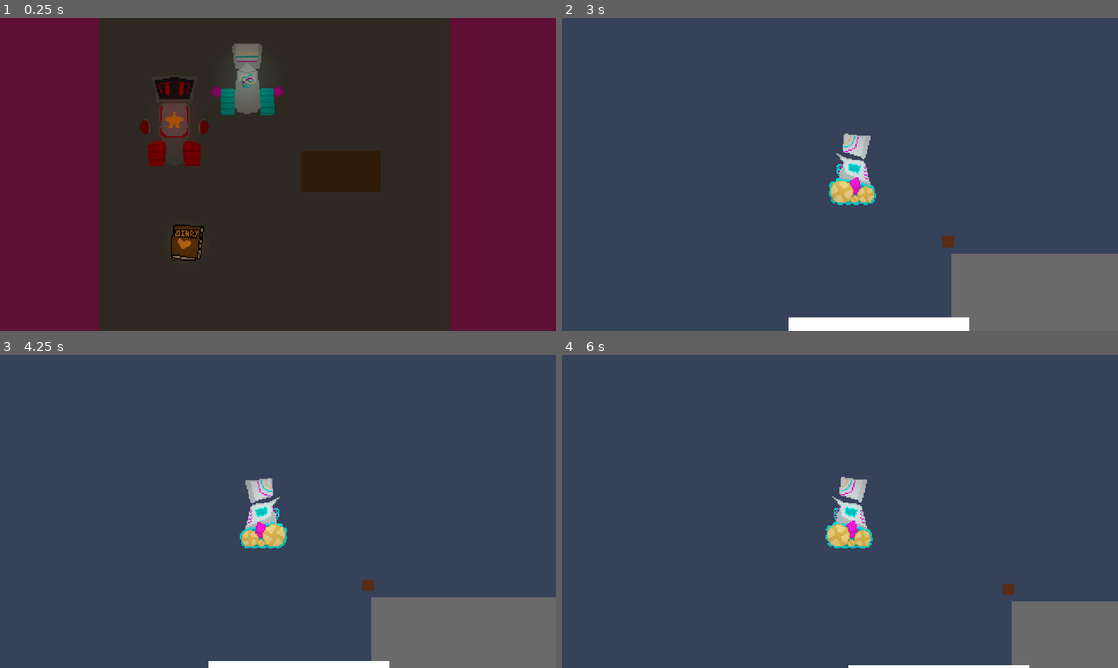
Above: before the commit, frames 1-4 (two rows, left to right).
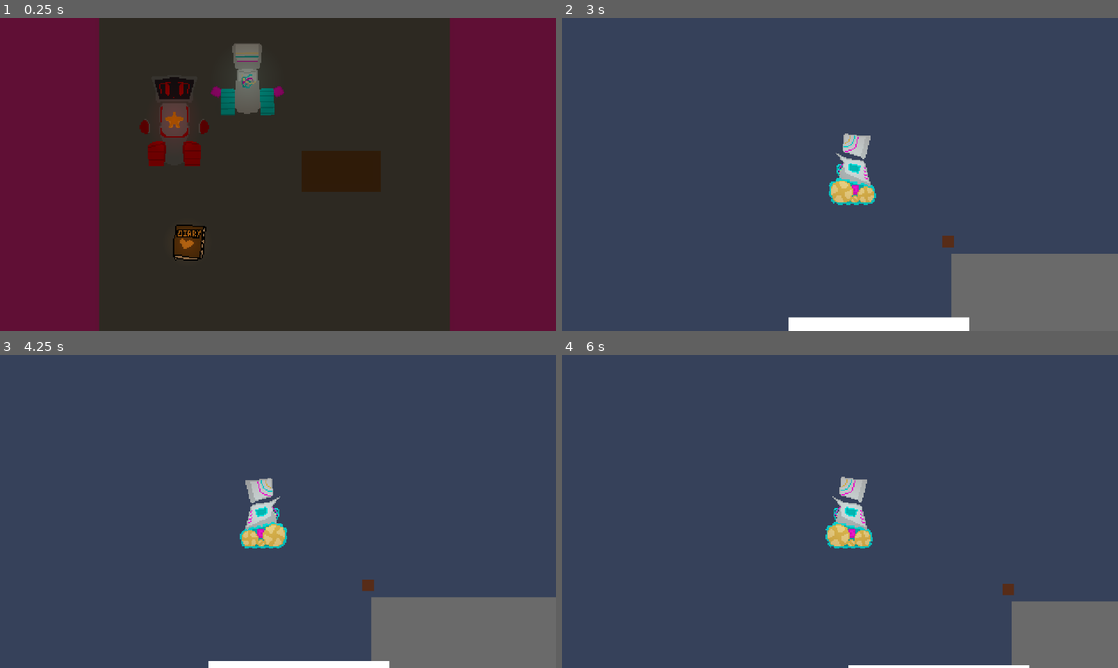
Above: after the commit, the same moments.

Repository: Kustardd/astra
Game: Godot game, scene res://scenes/room_1.tscn
Two runs of this game, one before a commit and one after it. Both use one fixed random seed, a clock stepped at 60 frames per second and the inputs below. This scene is started directly instead of the project's main scene.
Inputs:
- Up to frame 1 (0.25 s): no input
- Up to frame 2 (3 s): hold D (right) 0.53-1.28 s; hold W (front) 0.53-1.28 s; tap I (i) at 0.8, 1.35 s; hold S (back) 1.28-2.03 s; tap E (interact) at 1.55, 2.1 s; hold W (front) 2.03-2.78 s; hold D (right) from 2.03 s (still down); tap W (front) at 2.85 s
- Up to frame 3 (4.25 s): tap I (i) at 3.05, 3.6 s; release D (right) at 3.53 s; hold A (left) from 3.53 s (still down); tap E (interact) at 3.8 s
- Up to frame 4 (6 s): tap E (interact) at 4.35 s; tap W (front) at 4.55 s; release A (left) at 5.03 s; hold S (back) 5.03-5.78 s; hold W (front) 5.03-5.78 s; tap I (i) at 5.3, 5.85 s; hold D (right) from 5.78 s (still down)

The runs differ from the first frame. In frame 1, 0.3% of the frame differs, in the area x 30-47%, y 14-78%; in frame 2, less than 0.1%; in frame 3, less than 0.1%; in frame 4, less than 0.1%.

Commit message:
added start-room (not transition yet) and adjusted astra sprite

Diff:
--- a/scenes/astra.tscn
+++ b/scenes/astra.tscn
@@ -15,6 +15,7 @@
 [ext_resource type="PackedScene" uid="uid://kd42foh4kj2w" path="res://scenes/Inv_UI.tscn" id="13_t3h82"]
 
 [sub_resource type="Gradient" id="Gradient_t3h82"]
+offsets = PackedFloat32Array(0.00949367, 1)
 colors = PackedColorArray(1, 1, 1, 1, 0, 0, 0, 1)
 
 [sub_resource type="GradientTexture2D" id="GradientTexture2D_t3h82"]
@@ -29,19 +30,70 @@
 [sub_resource type="RectangleShape2D" id="RectangleShape2D_0ugm7"]
 size = Vector2(184, 92)
 
-[sub_resource type="AtlasTexture" id="AtlasTexture_j0skc"]
+[sub_resource type="AtlasTexture" id="AtlasTexture_g210e"]
+atlas = ExtResource("7_a6ohe")
+region = Rect2(256, 256, 256, 256)
+
+[sub_resource type="AtlasTexture" id="AtlasTexture_hte64"]
+atlas = ExtResource("7_a6ohe")
+region = Rect2(0, 256, 256, 256)
+
+[sub_resource type="AtlasTexture" id="AtlasTexture_ysmyq"]
+atlas = ExtResource("7_a6ohe")
+region = Rect2(0, 0, 256, 256)
+
+[sub_resource type="AtlasTexture" id="AtlasTexture_juhpt"]
+atlas = ExtResource("7_a6ohe")
+region = Rect2(256, 0, 256, 256)
+
+[sub_resource type="SpriteFrames" id="SpriteFrames_80elw"]
+animations = [{
+"frames": [{
+"duration": 1.0,
+"texture": SubResource("AtlasTexture_g210e")
+}],
+"loop": 1,
+"name": &"Back",
+"speed": 5.0
+}, {
+"frames": [{
+"duration": 1.0,
+"texture": SubResource("AtlasTexture_hte64")
+}],
+"loop": 1,
+"name": &"Front",
+"speed": 5.0
+}, {
+"frames": [{
+"duration": 1.0,
+"texture": SubResource("AtlasTexture_ysmyq")
+}],
+"loop": 1,
+"name": &"Left",
+"speed": 5.0
+}, {
+"frames": [{
+"duration": 1.0,
+"texture": SubResource("AtlasTexture_juhpt")
+}],
+"loop": 1,
+"name": &"Right",
+"speed": 5.0
+}]
+
+[sub_resource type="AtlasTexture" id="AtlasTexture_t3h82"]
 atlas = ExtResource("2_0nvx1")
 region = Rect2(256, 0, 256, 256)
 
-[sub_resource type="AtlasTexture" id="AtlasTexture_caaci"]
+[sub_resource type="AtlasTexture" id="AtlasTexture_eqqfr"]
 atlas = ExtResource("2_0nvx1")
 region = Rect2(0, 0, 256, 256)
 
-[sub_resource type="AtlasTexture" id="AtlasTexture_mgfwx"]
+[sub_resource type="AtlasTexture" id="AtlasTexture_5foh2"]
 atlas = ExtResource("2_0nvx1")
 region = Rect2(0, 256, 256, 256)
 
-[sub_resource type="AtlasTexture" id="AtlasTexture_mqiex"]
+[sub_resource type="AtlasTexture" id="AtlasTexture_fwxwp"]
 atlas = ExtResource("2_0nvx1")
 region = Rect2(256, 256, 256, 256)
 
@@ -49,7 +101,7 @@
 animations = [{
 "frames": [{
 "duration": 1.0,
-"texture": SubResource("AtlasTexture_j0skc")
+"texture": SubResource("AtlasTexture_t3h82")
 }],
 "loop": 1,
 "name": &"Back",
@@ -57,7 +109,7 @@
 }, {
 "frames": [{
 "duration": 1.0,
-"texture": SubResource("AtlasTexture_caaci")
+"texture": SubResource("AtlasTexture_eqqfr")
 }],
 "loop": 1,
 "name": &"Front",
@@ -65,7 +117,7 @@
 }, {
 "frames": [{
 "duration": 1.0,
-"texture": SubResource("AtlasTexture_mgfwx")
+"texture": SubResource("AtlasTexture_5foh2")
 }],
 "loop": 1,
 "name": &"Left",
@@ -73,7 +125,7 @@
 }, {
 "frames": [{
 "duration": 1.0,
-"texture": SubResource("AtlasTexture_mqiex")
+"texture": SubResource("AtlasTexture_fwxwp")
 }],
 "loop": 1,
 "name": &"Right",
@@ -328,57 +380,6 @@
 "frames": [{
 "duration": 1.0,
 "texture": SubResource("AtlasTexture_8w8xn")
-}],
-"loop": 1,
-"name": &"Right",
-"speed": 5.0
-}]
-
-[sub_resource type="AtlasTexture" id="AtlasTexture_g210e"]
-atlas = ExtResource("7_a6ohe")
-region = Rect2(256, 256, 256, 256)
-
-[sub_resource type="AtlasTexture" id="AtlasTexture_hte64"]
-atlas = ExtResource("7_a6ohe")
-region = Rect2(0, 256, 256, 256)
-
-[sub_resource type="AtlasTexture" id="AtlasTexture_ysmyq"]
-atlas = ExtResource("7_a6ohe")
-region = Rect2(0, 0, 256, 256)
-
-[sub_resource type="AtlasTexture" id="AtlasTexture_juhpt"]
-atlas = ExtResource("7_a6ohe")
-region = Rect2(256, 0, 256, 256)
-
-[sub_resource type="SpriteFrames" id="SpriteFrames_80elw"]
-animations = [{
-"frames": [{
-"duration": 1.0,
-"texture": SubResource("AtlasTexture_g210e")
-}],
-"loop": 1,
-"name": &"Back",
-"speed": 5.0
-}, {
-"frames": [{
-"duration": 1.0,
-"texture": SubResource("AtlasTexture_hte64")
-}],
-"loop": 1,
-"name": &"Front",
-"speed": 5.0
-}, {
-"frames": [{
-"duration": 1.0,
-"texture": SubResource("AtlasTexture_ysmyq")
-}],
-"loop": 1,
-"name": &"Left",
-"speed": 5.0
-}, {
-"frames": [{
-"duration": 1.0,
-"texture": SubResource("AtlasTexture_juhpt")
 }],
 "loop": 1,
 "name": &"Right",
@@ -392,19 +393,28 @@
 
 [node name="PointLight2D2" type="PointLight2D" parent="." unique_id=1525343907]
 position = Vector2(0, -128)
-color = Color(0.18880683, 0.2852534, 0.2853747, 1)
+color = Color(0.13430288, 0.21175587, 0.21176678, 1)
 texture = SubResource("GradientTexture2D_t3h82")
 
 [node name="Astra Hurtbox" type="CollisionShape2D" parent="." unique_id=334826191]
 position = Vector2(0, -46)
 shape = SubResource("RectangleShape2D_0ugm7")
 
+[node name="Arm" type="AnimatedSprite2D" parent="." unique_id=809656082]
+texture_filter = 1
+position = Vector2(0, -128)
+sprite_frames = SubResource("SpriteFrames_80elw")
+animation = &"Front"
+script = ExtResource("8_t3h82")
+wobbleLength = 2
+wobbleStrength = 2
+
 [node name="Body" type="AnimatedSprite2D" parent="." unique_id=1345246276]
 y_sort_enabled = true
 texture_filter = 1
 position = Vector2(0, -128)
 sprite_frames = SubResource("SpriteFrames_wgpu7")
-animation = &"Front"
+animation = &"Right"
 
 [node name="Treads" type="AnimatedSprite2D" parent="." unique_id=1480341040]
 texture_filter = 1
@@ -427,15 +437,6 @@
 wobbleLength = 2
 wobbleStrength = 2
 
-[node name="Arm" type="AnimatedSprite2D" parent="." unique_id=809656082]
-texture_filter = 1
-position = Vector2(0, -128)
-sprite_frames = SubResource("SpriteFrames_80elw")
-animation = &"Front"
-script = ExtResource("8_t3h82")
-wobbleLength = 2
-wobbleStrength = 2
-
 [node name="Camera2D" type="Camera2D" parent="." unique_id=1423717219]
 position = Vector2(0, -128)
 position_smoothing_enabled = true
--- a/scenes/room_1.tscn
+++ b/scenes/room_1.tscn
@@ -160,24 +160,27 @@
 [node name="CanvasModulate" type="CanvasModulate" parent="Rendering" unique_id=110094]
 color = Color(0.5704933, 0.53745735, 0.4877851, 1)
 
-[node name="Node2D" type="Node2D" parent="Rendering" unique_id=467712283]
+[node name="Book" type="Node2D" parent="Rendering" unique_id=467712283]
 position = Vector2(-315, 231)
 script = ExtResource("6_d0u7m")
 interactionDialogue = "Diary"
 
-[node name="Interact" type="Area2D" parent="Rendering/Node2D" unique_id=384632795]
+[node name="Interact" type="Area2D" parent="Rendering/Book" unique_id=384632795]
 
-[node name="CollisionShape2D" type="CollisionShape2D" parent="Rendering/Node2D/Interact" unique_id=1503862096]
+[node name="CollisionShape2D" type="CollisionShape2D" parent="Rendering/Book/Interact" unique_id=1503862096]
 shape = SubResource("CircleShape2D_2arpm")
 
-[node name="TestObject" type="Sprite2D" parent="Rendering/Node2D" unique_id=1514531752]
+[node name="TestObject" type="Sprite2D" parent="Rendering/Book" unique_id=1514531752]
 texture_filter = 1
+position = Vector2(8, -128)
 texture = ExtResource("5_0akh5")
+offset = Vector2(0, 128)
 script = ExtResource("6_3wwl0")
 wobbleLength = 2
 wobbleStrength = 8
 
-[node name="PointLight2D" type="PointLight2D" parent="Rendering/Node2D/TestObject" unique_id=466769606]
+[node name="PointLight2D" type="PointLight2D" parent="Rendering/Book/TestObject" unique_id=466769606]
+position = Vector2(-5, 129)
 color = Color(0.26936325, 0.16145644, 0.053922802, 1)
 texture = SubResource("GradientTexture2D_80elw")
 
--- a/scripts/astra.gd
+++ b/scripts/astra.gd
@@ -53,7 +53,7 @@
 func body_animation(movement_direction):
 	if movement_direction == "front":
 		body.play("Front")
-		body.z_index = 1
+		body.z_index = 0
 	elif movement_direction == "back":
 		body.play("Back")
 		body.z_index = 0
@@ -81,7 +81,7 @@
 			treads.play("Left_Stop")
 		else: treads.play("Right_Stop")
 	if movement_direction == "front":
-		treads.z_index = 1
+		treads.z_index = 0
 	else:
 		treads.z_index = 0
 
@@ -104,7 +104,7 @@
 		else: bumps.play("Right")
 		bumps.stop()
 	if movement_direction == "front":
-		bumps.z_index = 1
+		bumps.z_index = 0
 	else:
 		bumps.z_index = 0
 
--- a/scripts/staticInteractable.gd
+++ b/scripts/staticInteractable.gd
@@ -3,11 +3,12 @@
 @export var dialogueTrue: bool
 var interactable: bool
 @export var interactionDialogue: String
+@onready var interactArea = get_node("Interact")
 
 # Called when the node enters the scene tree for the first time.
 func _ready() -> void:
 	#interactArea.monitorable = false
-	var interactArea = get_node("Interact")
+
 	interactArea.body_exited.connect(_on_body_exited)
 	interactArea.body_entered.connect(_on_body_entered)
 
--- /dev/null
+++ b/start_room.gd
@@ -0,0 +1,17 @@
+extends Node2D
+
+@export var cameraLimLeft: float
+@export var cameraLimRight: float
+@export var cameraLimTop: float
+@export var cameraLimBottom: float
+var cameraLimits: Vector4
+
+# Called when the node enters the scene tree for the first time.
+func _ready() -> void:
+
+	#cameraLimits = Vector4(cameraLim_xneg, cameraLim_yneg, cameraLim_xpos, cameraLim_ypos)
+	pass
+
+# Called every frame. 'delta' is the elapsed time since the previous frame.
+func _process(delta: float) -> void:
+	pass
--- /dev/null
+++ b/start_room.tscn
@@ -0,0 +1,90 @@
+[gd_scene format=3 uid="uid://bmxlvyigekgip"]
+
+[ext_resource type="Script" uid="uid://b651lc044qbcq" path="res://start_room.gd" id="1_0jcho"]
+[ext_resource type="Texture2D" uid="uid://xhp7ucqwxdie" path="res://assets/startRoom/glow.png" id="1_rkvpa"]
+[ext_resource type="Texture2D" uid="uid://bbvkireuyst1s" path="res://assets/startRoom/floor.png" id="2_eqsgk"]
+[ext_resource type="PackedScene" uid="uid://dt7fmj75mippk" path="res://scenes/astra.tscn" id="2_krux0"]
+[ext_resource type="Texture2D" uid="uid://g7sn1eluywcd" path="res://assets/startRoom/walls.png" id="3_0jcho"]
+[ext_resource type="Texture2D" uid="uid://bqdeg3gqupgm5" path="res://assets/startRoom/border.png" id="4_krux0"]
+
+[sub_resource type="Environment" id="Environment_80elw"]
+background_mode = 3
+glow_enabled = true
+glow_normalized = true
+glow_intensity = 0.67
+glow_strength = 0.84
+glow_bloom = 0.16
+glow_blend_mode = 0
+
+[sub_resource type="RectangleShape2D" id="RectangleShape2D_80elw"]
+size = Vector2(200, 1200)
+
+[sub_resource type="RectangleShape2D" id="RectangleShape2D_2arpm"]
+size = Vector2(200, 1200)
+
+[sub_resource type="RectangleShape2D" id="RectangleShape2D_wgpu7"]
+size = Vector2(2000, 200)
+
+[sub_resource type="RectangleShape2D" id="RectangleShape2D_hdqc5"]
+size = Vector2(2000, 200)
+
+[node name="StartRoom" type="Node2D" unique_id=2140845314]
+script = ExtResource("1_0jcho")
+cameraLimLeft = -960.0
+cameraLimRight = 960.0
+cameraLimTop = -540.0
+cameraLimBottom = 540.0
+
+[node name="Rendering" type="Node2D" parent="." unique_id=54197500]
+
+[node name="WorldEnvironment" type="WorldEnvironment" parent="Rendering" unique_id=328109612]
+environment = SubResource("Environment_80elw")
+
+[node name="Glow" type="Sprite2D" parent="Rendering" unique_id=1080090701]
+modulate = Color(1.4643909, 1.4643909, 1.4643909, 1)
+texture_filter = 1
+texture = ExtResource("1_rkvpa")
+
+[node name="Floor" type="Sprite2D" parent="Rendering" unique_id=36546191]
+modulate = Color(1.4648298, 1.4648298, 1.4648298, 1)
+texture_filter = 1
+texture = ExtResource("2_eqsgk")
+
+[node name="Walls" type="Sprite2D" parent="Rendering" unique_id=194203756]
+texture_filter = 1
+texture = ExtResource("3_0jcho")
+
+[node name="Border" type="Sprite2D" parent="Rendering" unique_id=151705763]
+texture_filter = 1
+texture = ExtResource("4_krux0")
+
+[node name="Astra" parent="Rendering" unique_id=445600270 instance=ExtResource("2_krux0")]
+
+[node name="CanvasModulate" type="CanvasModulate" parent="Rendering" unique_id=1651065627]
+color = Color(0.3368016, 0.30459005, 0.28404447, 1)
+
+[node name="Walls" type="Node2D" parent="." unique_id=1544355686]
+
+[node name="WallLeft" type="StaticBody2D" parent="Walls" unique_id=318917274]
+
+[node name="CollisionShape2D" type="CollisionShape2D" parent="Walls/WallLeft" unique_id=198048588]
+position = Vector2(-1048, 0)
+shape = SubResource("RectangleShape2D_80elw")
+
+[node name="WallRight" type="StaticBody2D" parent="Walls" unique_id=1448360498]
+
+[node name="CollisionShape2D" type="CollisionShape2D" parent="Walls/WallRight" unique_id=1529924366]
+position = Vector2(1048, 0)
+shape = SubResource("RectangleShape2D_2arpm")
+
+[node name="WallTop" type="StaticBody2D" parent="Walls" unique_id=110138473]
+
+[node name="CollisionShape2D" type="CollisionShape2D" parent="Walls/WallTop" unique_id=1886874054]
+position = Vector2(0, -416)
+shape = SubResource("RectangleShape2D_wgpu7")
+
+[node name="WallBottom" type="StaticBody2D" parent="Walls" unique_id=77353973]
+
+[node name="CollisionShape2D" type="CollisionShape2D" parent="Walls/WallBottom" unique_id=1269230072]
+position = Vector2(0, 640)
+shape = SubResource("RectangleShape2D_hdqc5")
Binary file changed: assets/consolidated/body-astra.png
Not shown, changed: assets/consolidated/body-astra.png.import
Binary file added: assets/startRoom/border.png
Not shown, added: assets/startRoom/border.png.import
Binary file added: assets/startRoom/floor.png
Not shown, added: assets/startRoom/floor.png.import
Binary file added: assets/startRoom/glow.png
Not shown, added: assets/startRoom/glow.png.import
Binary file added: assets/startRoom/walls.png
Not shown, added: assets/startRoom/walls.png.import
Not shown: 1 places in scenes/astra.tscn that only renumber resources
Not shown: 1 places in scenes/room_1.tscn that only renumber resources
(and 1 more such lines)
